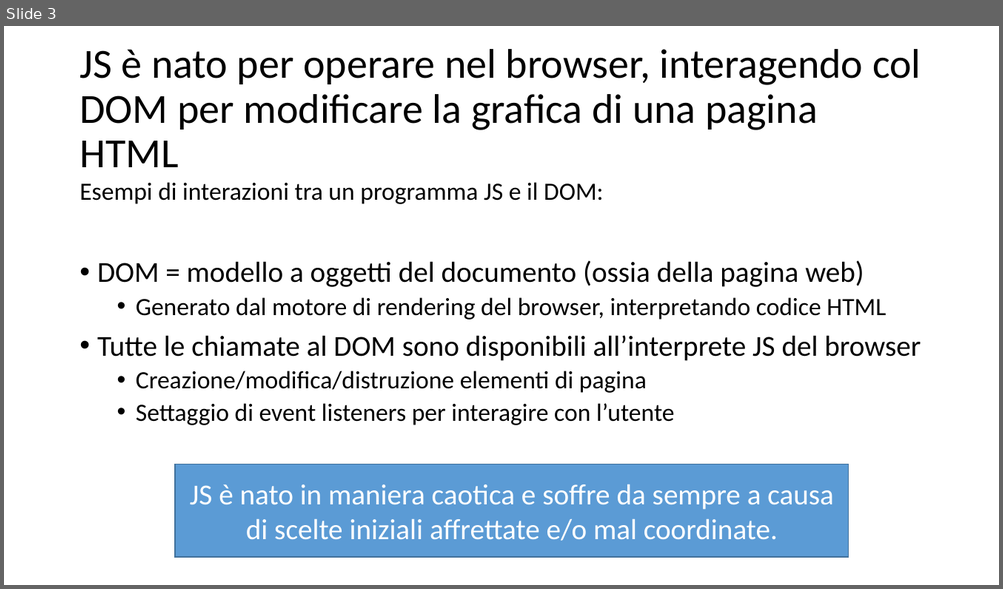
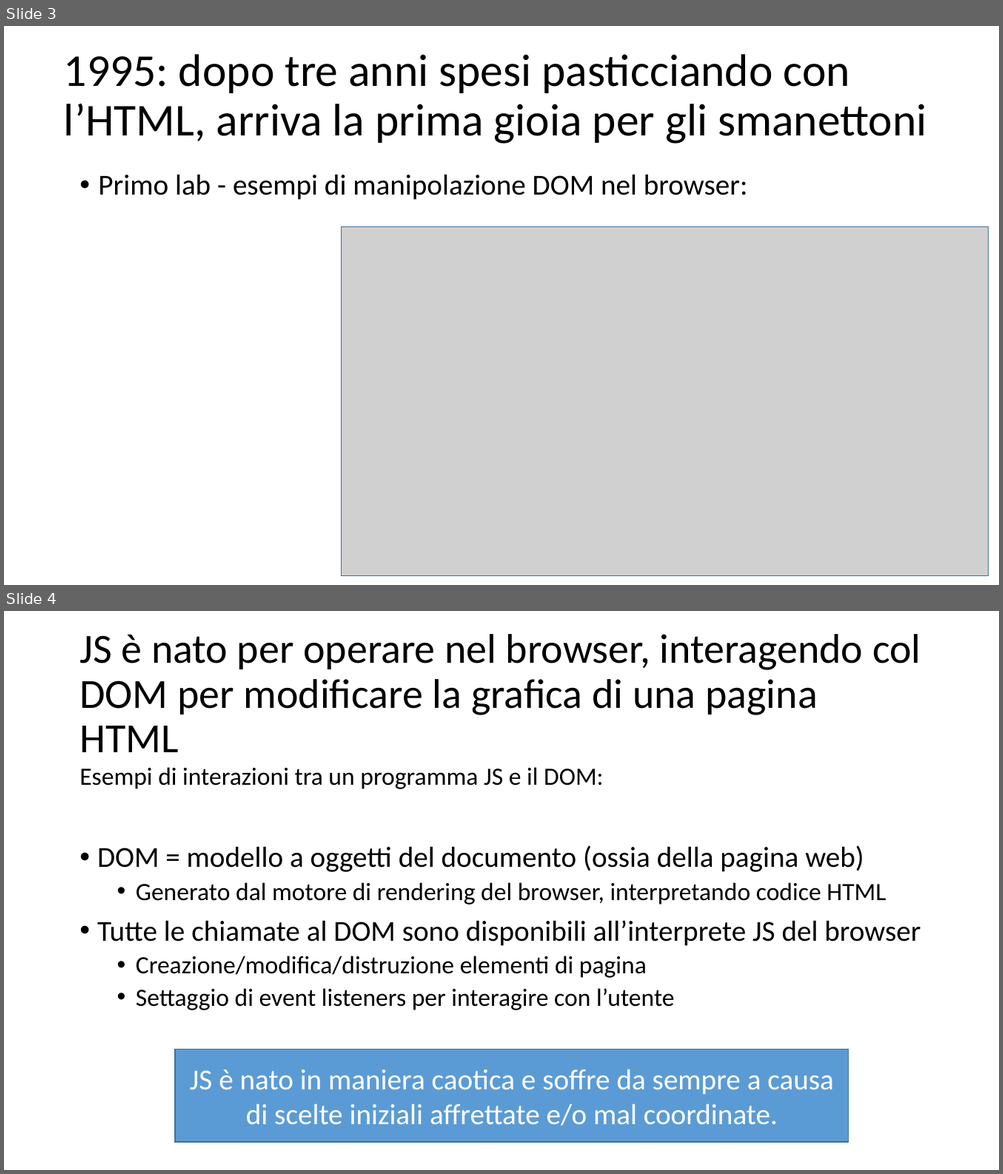
Before and after one commit to Muzietto/funzionale-alla-statale, a slide deck: funzionale-alla-statale.ppt. Shown one above the other, each under a label of ours: slide 3 before the commit, slides 3 and 4 after it. The pictures are 1003x589 and 1003x1174 pixels, drawn with LibreOffice and Linux fonts; fonts in the diff are those of the drawing; grey boxes stand for pictures. Boxes give left, top, right and bottom in pixels: in the first picture for what was removed or moved away, otherwise in the second. Text is boxed around its words. In the diff, an @@ line names an element or a change of style, - is before the commit and + after.

```diff
--- a/funzionale-alla-statale.ppt
+++ b/funzionale-alla-statale.ppt
@@ slide 3 added at box(4, 26, 999, 585), background #FFFFFF @@
@@ title added at box(64, 54, 927, 144), 44 pt, text #000000 @@
+1995: dopo tre anni spesi pasticciando con l’HTML, arriva la prima gioia per gli smanettoni
@@ text added at box(98, 174, 748, 200), 28 pt, text #000000 @@
+• Primo lab - esempi di manipolazione DOM nel browser:
@@ picture added at box(341, 227, 987, 577) @@
@@ rectangle added at box(341, 227, 987, 577), outline #41719C 0.99 pt @@
@@ what was slide 3 is now slide 4 @@
```
Also in this commit, not shown: 8 slides changed, 4 other slides added, 14 other files.
